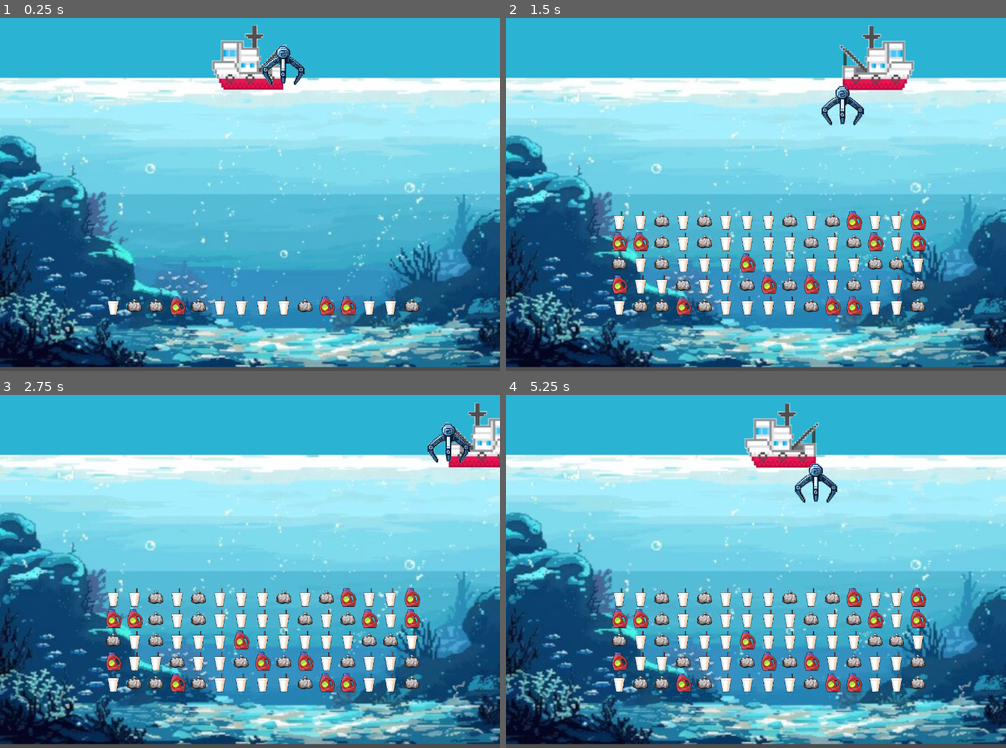
Above: before the commit, frames 1-4 (two rows, left to right).
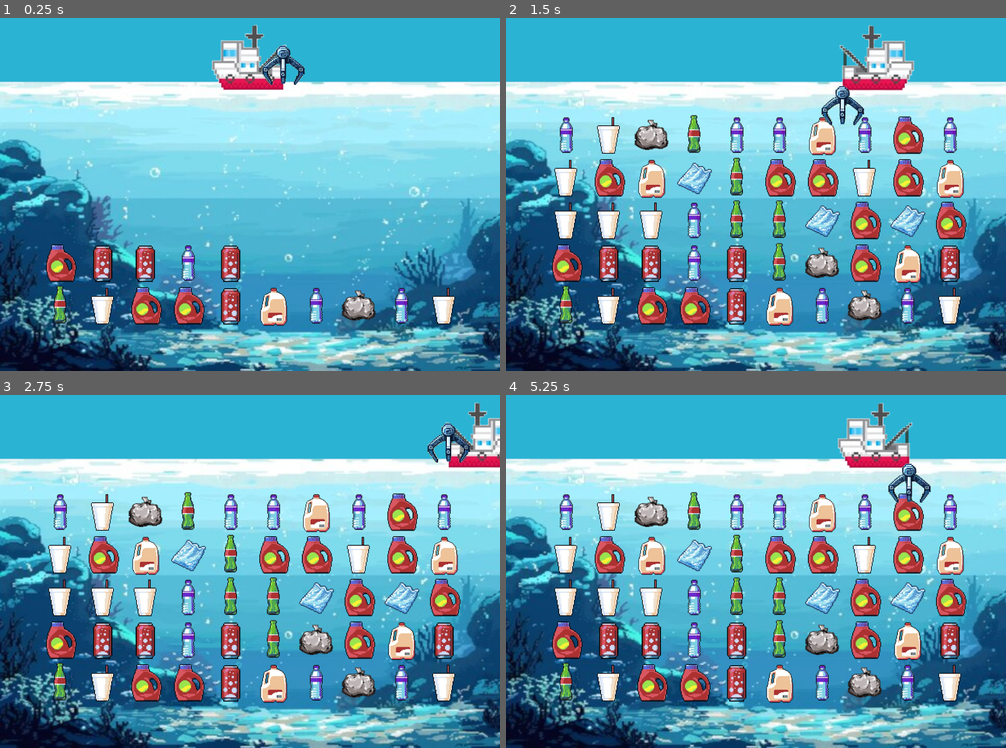
Above: after the commit, the same moments.

Repository: louis-jean0/HAI921I-projet-jeu-serieux
Game: Godot game, scene res://node_2d.tscn
Two runs of this game, one before a commit and one after it. Both use one fixed random seed, a clock stepped at 60 frames per second and the inputs below.
Inputs:
- Up to frame 1 (0.25 s): no input
- Up to frame 2 (1.5 s): hold Right (move_right) 0.53-1.28 s; tap Space (grabAction) at 0.6, 1.35 s; hold Down (downPince) from 1.28 s (still down)
- Up to frame 3 (2.75 s): release Down (downPince) at 2.03 s; hold Right (move_right) from 2.03 s (still down); tap Space (grabAction) at 2.1 s
- Up to frame 4 (5.25 s): tap Space (grabAction) every 0.75 s from 2.85 to 5.1 s; release Right (move_right) at 3.53 s; hold Left (move_left) 3.53-5.03 s; hold Down (downPince) from 5.03 s (still down)

The runs differ from the first frame. In frame 1, 27% of the frame differs, in the area x 0-100%, y 16-100%; in frame 2, 41%; in frame 3, 42%; in frame 4, 45%, in the area x 0-100%, y 2-100%.

Commit message:
Ajout de tous les sprites de déchets + redimensionnement

Diff:
--- a/Defenseas_Crush/node_2d.tscn
+++ b/Defenseas_Crush/node_2d.tscn
@@ -63,10 +63,8 @@
 script = SubResource("GDScript_o1lg7")
 
 [node name="background" type="TextureRect" parent="."]
-offset_left = -14.0
-offset_top = -12.0
-offset_right = 1673.0
-offset_bottom = 1488.0
+offset_right = 1687.0
+offset_bottom = 1500.0
 texture = ExtResource("1_xwpu7")
 
 [node name="wasteGrid" type="GridContainer" parent="."]
--- a/Defenseas_Crush/player_boat.gd
+++ b/Defenseas_Crush/player_boat.gd
@@ -24,7 +24,11 @@
 
 var frameIndex
 var spriteFrames
-var grabTexture
+var getTexture
+# Dimension du sprite de la pince
+var grabSpriteSize
+# Dimension du sprite du bateau
+var boatSpriteSize
 
 # Called when the node enters the scene tree for the first time.
 func _ready() -> void:
@@ -39,16 +43,23 @@
 	wasteGrid = get_parent().get_node("wasteGrid")
 	scaleX = pince.scale.x
 	scaleY = pince.scale.y
+
 	frameIndex = pince.get_frame()
 	spriteFrames = pince.get_sprite_frames()
-	grabTexture = spriteFrames.get_frame_texture("closeGrap", frameIndex)
+	getTexture = spriteFrames.get_frame_texture("closeGrap", frameIndex)
+	grabSpriteSize = getTexture.get_size()
+
+	frameIndex = boat.get_frame()
+	spriteFrames = boat.get_sprite_frames()
+	getTexture = spriteFrames.get_frame_texture("goLeft", frameIndex)
+	boatSpriteSize = getTexture.get_size()
 
 func _draw():
 	# Dessine le fil reliant le bateau à la pince
-	draw_line(Vector2(boat.position.x + pince.position.x + grabTexture.get_size().x * scaleX/1.5 * boatLook, boat.position.y - 50), Vector2(boat.position.x + pince.position.x + grabTexture.get_size().x * scaleX/1.5 * boatLook, boat.position.y + pince.position.y*2), Color.DARK_SLATE_GRAY, 10.0)
+	draw_line(Vector2(boat.position.x + pince.position.x + grabSpriteSize.x * scaleX/1.5 * boatLook, boat.position.y - 50), Vector2(boat.position.x + pince.position.x + grabSpriteSize.x * scaleX/1.5 * boatLook, boat.position.y + pince.position.y*2), Color.DARK_SLATE_GRAY, 10.0)
 
 	# Dessine un point là où vise la pince
-	#draw_circle(Vector2i( boat.position.x + pince.position.x + grabTexture.get_size().x * scaleX/1.5 * boatLook + 10*boatLook + 20, boat.position.y + pince.position.y*2 + grabTexture.get_size().y*scaleY + 10), 10, Color.DARK_RED)
+	#draw_circle(Vector2i( boat.position.x + pince.position.x + grabSpriteSize.x * scaleX/1.5 * boatLook + 10*boatLook + 20, boat.position.y + pince.position.y*2 + grabSpriteSize.y*scaleY + 10), 10, Color.DARK_RED)
 
 func deleteSprite2D(wasteToDelete):
 	# wasteToDelete.queue_free() # Supprime le noeud de la scène
@@ -63,7 +74,7 @@
 		velocity.x = -1
 	if Input.is_action_just_pressed("grabAction"):
 		pince.animation = "closeGrap"
-		var typeHold = wasteGrid.checkAt(true, boat.position.x + pince.position.x + grabTexture.get_size().x * scaleX/1.5 * boatLook + 10*boatLook + 20, boat.position.y + pince.position.y*2 + grabTexture.get_size().y*scaleY + 15)
+		var typeHold = wasteGrid.checkAt(true, boat.position.x + pince.position.x + grabSpriteSize.x * scaleX/1.5 * boatLook + 10*boatLook + 20, boat.position.y + pince.position.y*2 + grabSpriteSize.y*scaleY + 15)
 		if typeHold != -1:
 			isHoldingWaste = true
 			holdingWaste = Waste.new()
@@ -87,14 +98,14 @@
 
 	if Input.is_action_pressed("downPince"):
 		if pinceY < yLimit:
-			if wasteGrid.checkAt(false, boat.position.x + pince.position.x + grabTexture.get_size().x * scaleX/1.5 * boatLook + 10, boat.position.y + pince.position.y*2 + grabTexture.get_size().y*scaleY) != -2:
+			if wasteGrid.checkAt(false, boat.position.x + pince.position.x + grabSpriteSize.x * scaleX/1.5 * boatLook + 10, boat.position.y + pince.position.y*2 + grabSpriteSize.y*scaleY) != -2:
 				if not hasTouchedWaste:
 					pinceY += pinceSpeed
 			else:
 				hasTouchedWaste = true
 				pinceY -= pinceSpeed
 		else:
-			if wasteGrid.checkAt(false, boat.position.x + pince.position.x + grabTexture.get_size().x * scaleX/1.5 * boatLook + 10, boat.position.y + pince.position.y*2 + grabTexture.get_size().y*scaleY) == -2:
+			if wasteGrid.checkAt(false, boat.position.x + pince.position.x + grabSpriteSize.x * scaleX/1.5 * boatLook + 10, boat.position.y + pince.position.y*2 + grabSpriteSize.y*scaleY) == -2:
 				pinceY -= pinceSpeed
 			else:
 				pinceY = yLimit
@@ -109,7 +120,7 @@
 	pince.position = Vector2i(50*boatLook,pinceY)
 
 	if isHoldingWaste:
-		holdingWaste.sprite.position = Vector2i(boat.position.x + pince.position.x + grabTexture.get_size().x * scaleX/1.5 * boatLook + 10, boat.position.y + pince.position.y*2 + grabTexture.get_size().y*scaleY)
+		holdingWaste.sprite.position = Vector2i(boat.position.x + pince.position.x + grabSpriteSize.x * scaleX/1.5 * boatLook + 10, boat.position.y + pince.position.y*2 +grabSpriteSize.y*scaleY)
 
 	for i in range(fallingWaste.size()):
 		# Si besoin de vérifier que fallingWaste[i] != null, faire --> if fallingWaste[i]
@@ -126,7 +137,7 @@
 				break # On est obligé de stopper la boucle for car les indices des éléments changent à cause du remove_at
 
 		# Le déchet tombe dans le vide
-		if w.sprite.position.y > window_size.y + 64:
+		if w.sprite.position.y > window_size.y + 128:
 			deleteSprite2D(w)
 			fallingWaste.remove_at(i)
 			break # On est obligé de stopper la boucle for car les indices des éléments changent à cause du remove_at
@@ -134,14 +145,18 @@
 	if velocity.length() > 0:
 		velocity = velocity.normalized() * speed
 		if velocity.x > 0:
-			if boat.position.x < 1550:
+			if boat.position.x < window_size.x + boatSpriteSize.x/2 + 10:
 				boat.position += velocity
 				boat.animation = "goRight"
 				boatLook = -1
+			else :
+				boat.position.x = -boatSpriteSize.x/2
 		else:
-			if boat.position.x > 110:
+			if boat.position.x > -boatSpriteSize.x/2 - 10:
 				boat.position += velocity
 				boat.animation = "goLeft"
 				boatLook = 1
+			else :
+				boat.position.x = window_size.x + boatSpriteSize.x/2
 
 	queue_redraw()
--- a/Defenseas_Crush/waste.gd
+++ b/Defenseas_Crush/waste.gd
@@ -2,7 +2,16 @@
 
 class_name Waste
 
-static var texture_paths = [preload("res://waste1.png"), preload("res://waste2.png"), preload("res://waste3.png")]
+static var texture_paths = [preload("res://sprites/bidon128.png"),
+							preload("res://sprites/biere128.png"),
+							preload("res://sprites/coca128.png"),
+							preload("res://sprites/conteneur128.png"),
+							preload("res://sprites/plastic128.png"),
+							preload("res://sprites/plastic_bottle128.png"),
+							preload("res://sprites/trash_bag128.png"),
+							preload("res://sprites/verre128.png")
+						   ]
+
 var sprite : Sprite2D
 var type : int
 
--- a/Defenseas_Crush/waste_grid.gd
+++ b/Defenseas_Crush/waste_grid.gd
@@ -3,10 +3,10 @@
 
 @export var delay_between_spawn = 0.01
 # Taille de la grille : rows x columns
-@export var grid_size = Vector2i(5, 15)
-# Taille d'une cellule : sprite 64 x 64
-@export var cell_size = Vector2i(64, 64)
-@export var gridPosition = Vector2(340,704)
+@export var grid_size = Vector2i(5, 10)
+# Taille d'une cellule : sprite 128 x 128
+@export var cell_size = Vector2i(128, 128)
+@export var gridPosition = Vector2(180,704)
 @export var tailleSequenceRecyclage = 3
 
 var indWaste
Binary file added: Defenseas_Crush/sprites/bidon128.png
Not shown, added: Defenseas_Crush/sprites/bidon128.png.import
Binary file added: Defenseas_Crush/sprites/biere128.png
Not shown, added: Defenseas_Crush/sprites/biere128.png.import
Binary file added: Defenseas_Crush/sprites/coca128.png
Not shown, added: Defenseas_Crush/sprites/coca128.png.import
Binary file added: Defenseas_Crush/sprites/conteneur128.png
Not shown, added: Defenseas_Crush/sprites/conteneur128.png.import
Binary file added: Defenseas_Crush/sprites/plastic128.png
Not shown, added: Defenseas_Crush/sprites/plastic128.png.import
Binary file added: Defenseas_Crush/sprites/plastic_bottle128.png
Not shown, added: Defenseas_Crush/sprites/plastic_bottle128.png.import
(and 7 more such lines)
